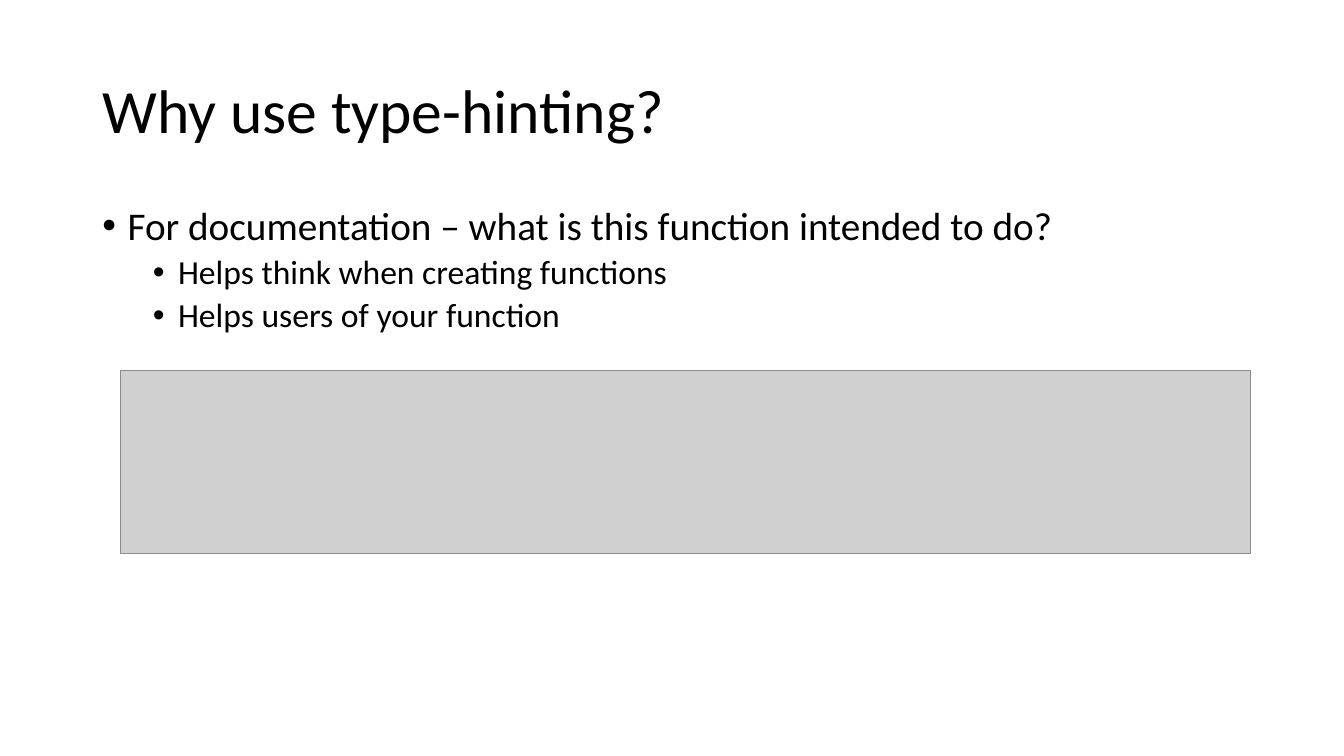
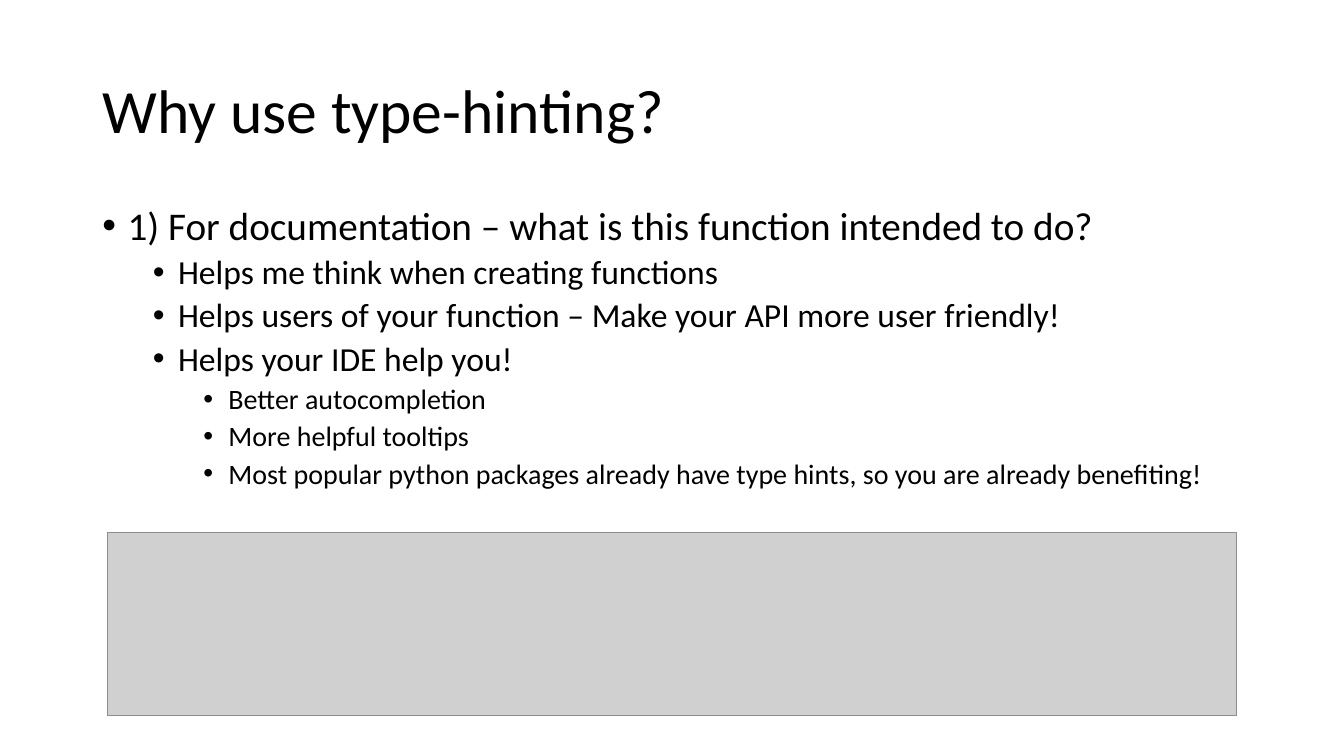
Before and after one commit to wbkdef/hettinger_mypy_linting_presentation, a slide deck: slide 4 of 2019-02-20_hettinger_mypy_and_type_hinting.pptx. Drawn at 1344x756 pixels with LibreOffice and Linux fonts; fonts in the diff are those of the drawing; grey boxes stand for pictures. Boxes give left, top, right and bottom in pixels: in the first picture for what was removed or moved away, otherwise in the second. Text is boxed around its words. In the diff, an @@ line names an element or a change of style, - is before the commit and + after.

```diff
--- a/2019-02-20_hettinger_mypy_and_type_hinting.pptx
+++ b/2019-02-20_hettinger_mypy_and_type_hinting.pptx
@@ text at [128, 211, 1202, 489]: text changed; size 24 to 20 pt @@
-• For documentation – what is this function intended to do?
-  • Helps think when creating functions
-  • Helps users of your function
+• 1) For documentation – what is this function intended to do?
+  • Helps me think when creating functions
+  • Helps users of your function – Make your API more user friendly!
+  • Helps your IDE help you!
+    • Better autocompletion
+    • More helpful tooltips
+    • Most popular python packages already have type hints, so you are already benefiting!
@@ picture: place and size @@
-picture at [120, 371, 1250, 554]
+picture at [107, 533, 1237, 716]
```
Also in this commit, not shown: 1 other slide changed, 2 other files.
